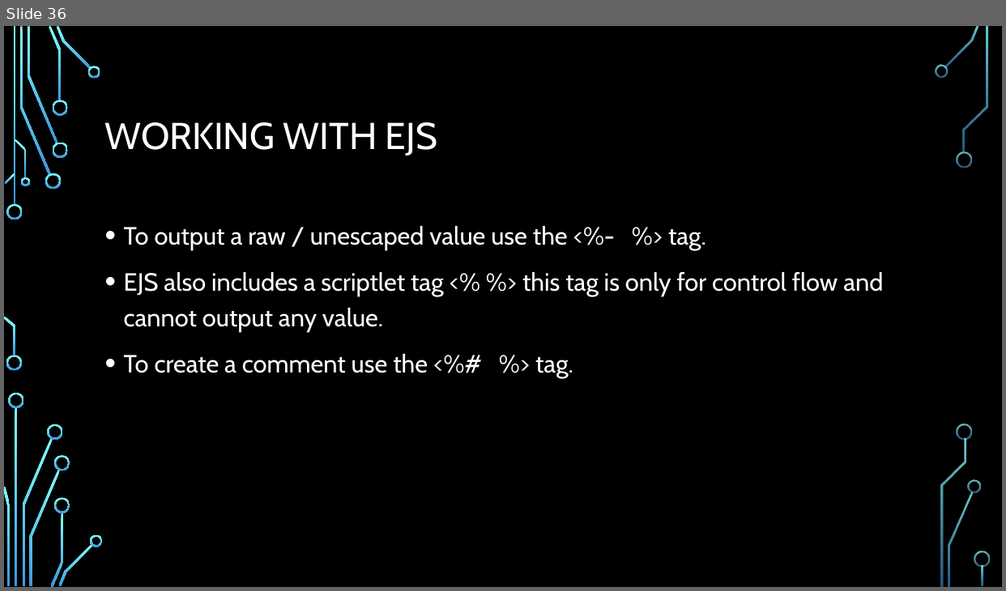
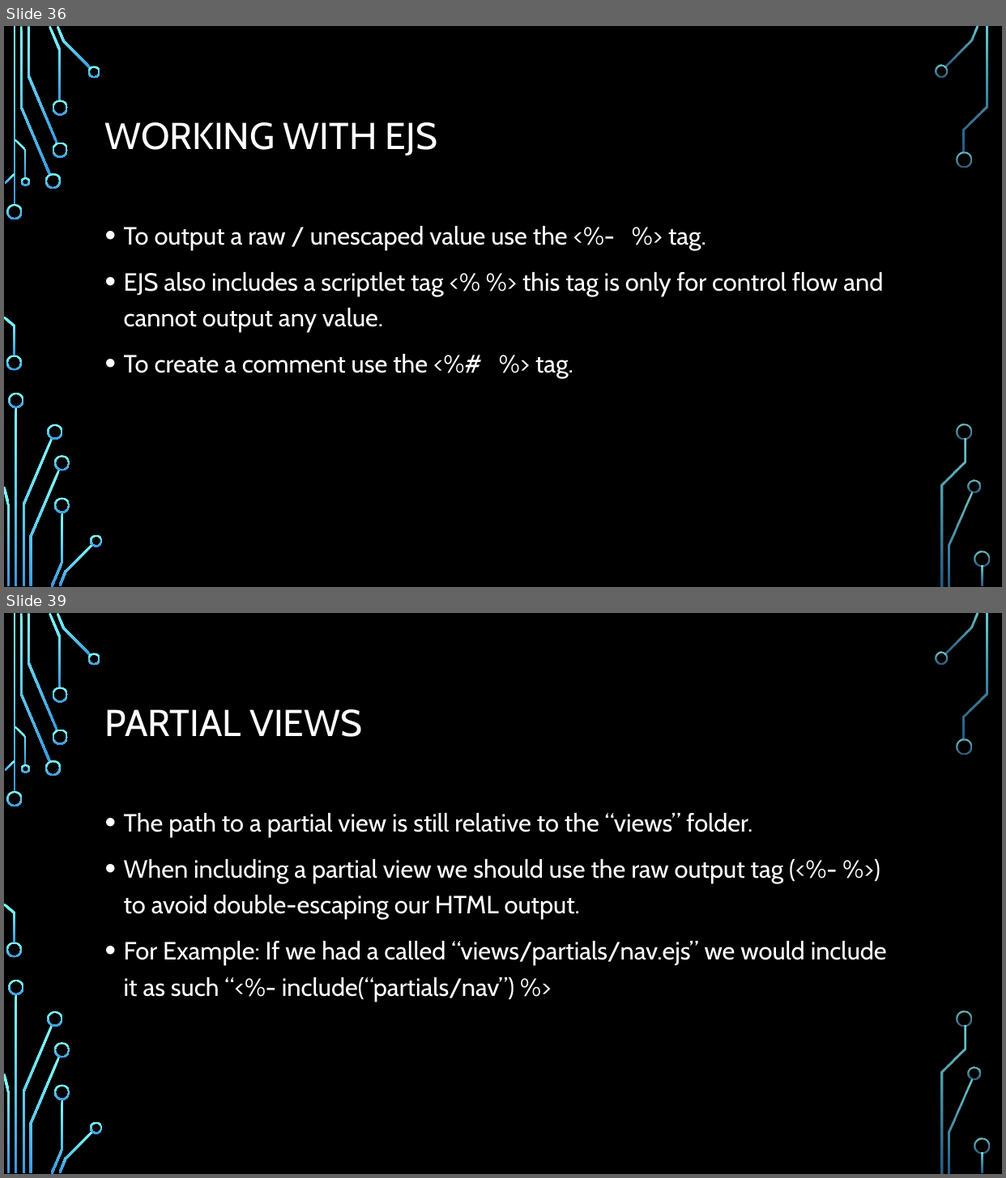
Before and after one commit to aliceroherty/ResearchProject, a slide deck: Presentation/Node.pptx. Shown one above the other, each under a label of ours: slide 36 before the commit, slides 36 and 39 after it; the slides between them are not shown. The pictures are 1006x591 and 1006x1178 pixels, drawn with LibreOffice and Linux fonts; fonts in the diff are those of the drawing; background and template pictures are left out. Boxes give left, top, right and bottom in pixels: in the first picture for what was removed or moved away, otherwise in the second. Text is boxed around its words. In the diff, an @@ line names an element or a change of style, - is before the commit and + after.

```diff
--- a/Presentation/Node.pptx
+++ b/Presentation/Node.pptx
@@ slide 39 added at (4, 613, 1002, 1174), background picture (left out); not listed: 36 template elements that a slide beside it also shows @@
@@ title added at (105, 709, 362, 737), 36 pt, text #FFFFFF @@
+PARTIAL VIEWS
@@ text added at (124, 813, 887, 1001), 24 pt, text #FFFFFF @@
+• The path to a partial view is still relative to the “views” folder.
+• When including a partial view we should use the raw output tag (<%- %>) to avoid double-escaping our HTML output.
+• For Example: If we had a called “views/partials/nav.ejs” we would include it as such “<%- include(“partials/nav”) %>
```
Also in this commit, not shown: 2 slides changed, 2 other slides added, 8 other files.
